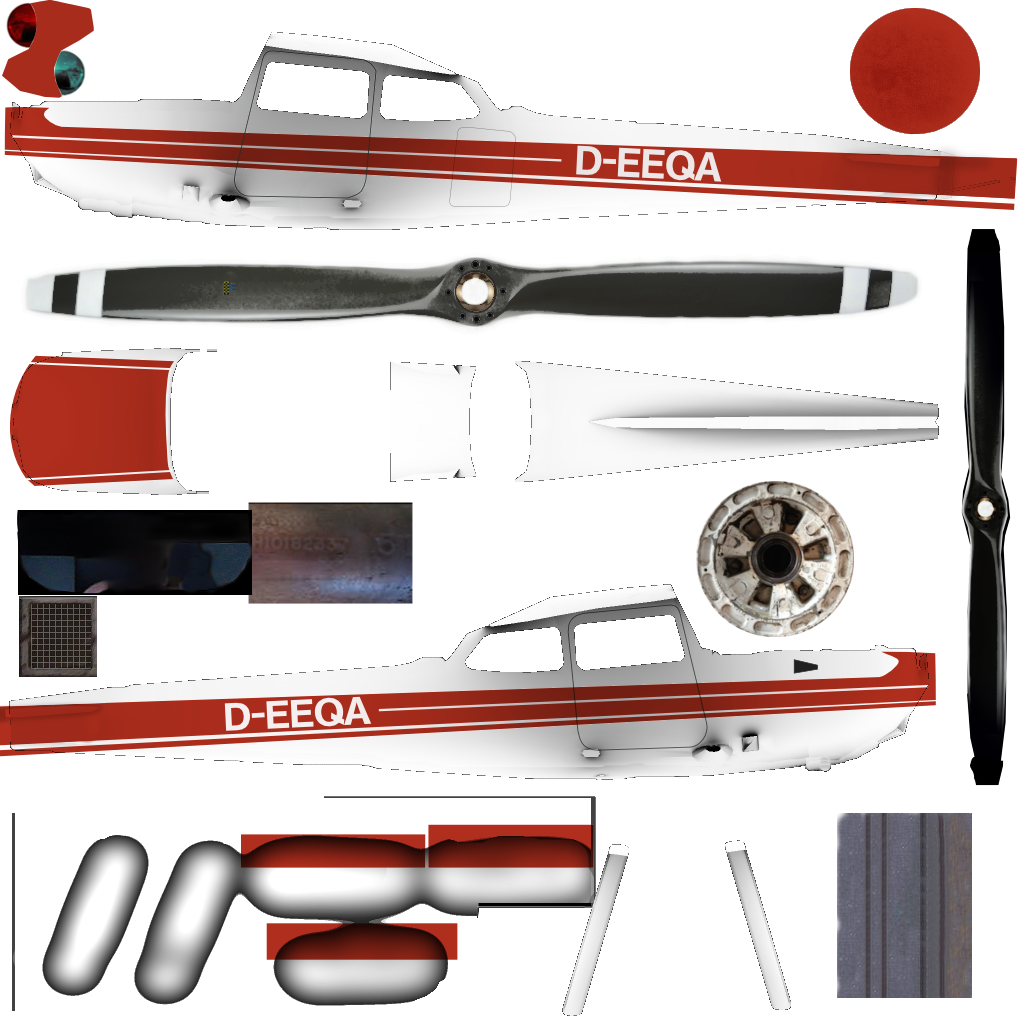
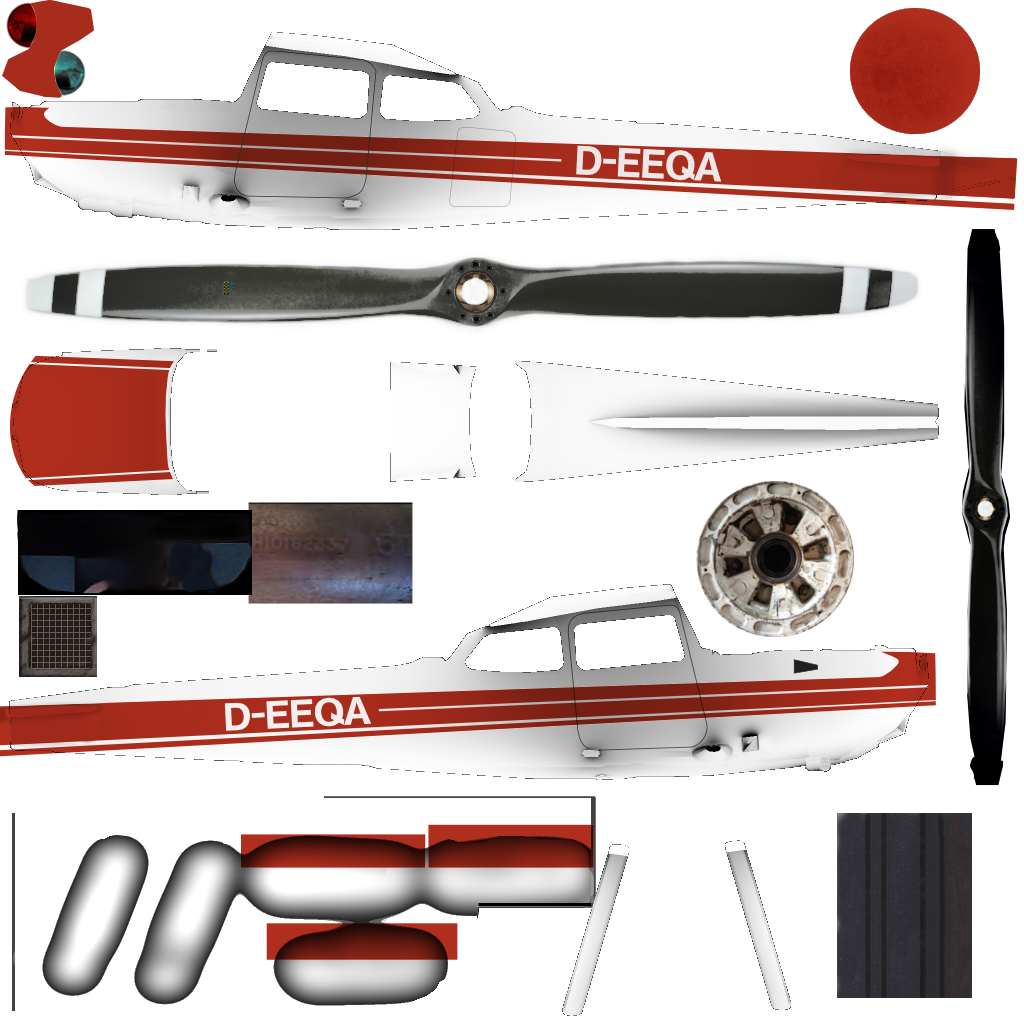
Revision of a layered 1024 x 1024 image; what changed, layer by layer:
painted on "c172p-fuselage-skyhawk.png" over [837, 813, 972, 998]
